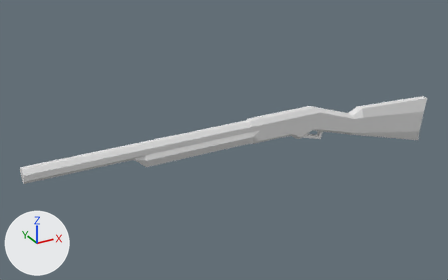
Renders of the OBJ model assets/models/gun.obj from each side of a commit.
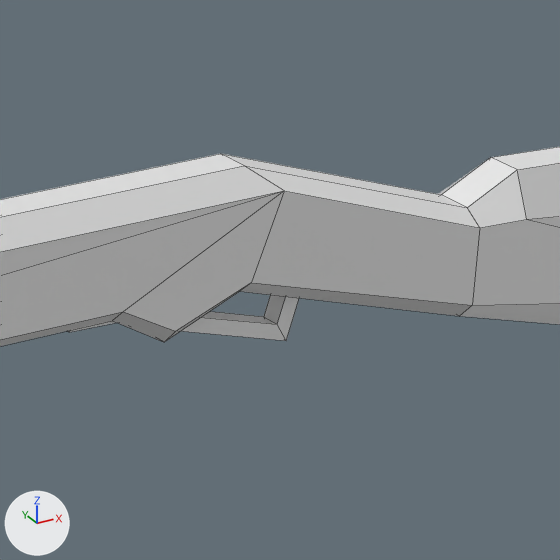
Each version appears first whole from a 50 mm camera at (-4.89, -6.67, 3.43) aimed at (-1.07, 0.27, -0.05), and next in a close-up on the part from 60% to 82% of the width and 28% to 64% of the height. Every picture has the same lights, and +X, +Y and +Z are marked at lower left. The close-ups show mesh edges as thin lines. Where no turn or scale is listed for an object, it has been applied to the vertices.

The older version as bpy lines, for what is in view:
```python
me_cube = bpy.data.meshes.new('Cube')
me_cube.from_pydata(...)  # 32 vertices, 32 faces; spans x -0.481..0.457, y -0.033..0.033, z -0.225..0.21
me_cylinder = bpy.data.meshes.new('Cylinder')
me_cylinder.from_pydata(...)  # 82 vertices, 88 faces; spans x -3.85..2.45, y -0.12..0.12, z -0.65..0.3
ob_cube = bpy.data.objects.new('Cube', me_cube)
ob_cube.location = (0.0, 0.0, 0.0)
ob_cylinder = bpy.data.objects.new('Cylinder', me_cylinder)
ob_cylinder.location = (0.0, 0.0, 0.0)
```
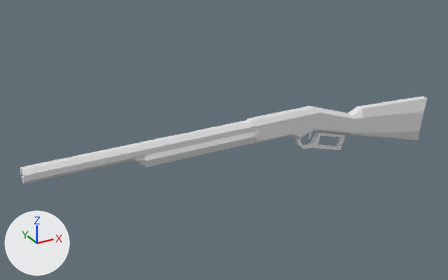
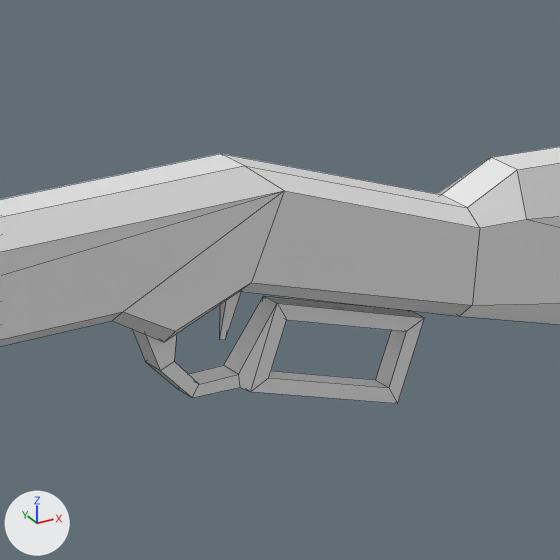
The newer file is also turned or shifted as a whole; pictures and numbers use the older file's frame.

What differs and where, as boxes (x1, y1, x2, y2) in the close-ups (560 x 560 px):
'Cube', mesh moved: before (68, 295, 299, 341); after (132, 296, 424, 403)

What the commit changed:
me_cube has 32 vertices, 32 faces and spans x -0.481..0.457, y -0.033..0.033, z -0.225..0.21.
me_cube is used by ob_cube; location (0.0, 0.0, 0.0).
me_cube part 1: the whole mesh is moved by (0.392, 0.0, -0.267).
